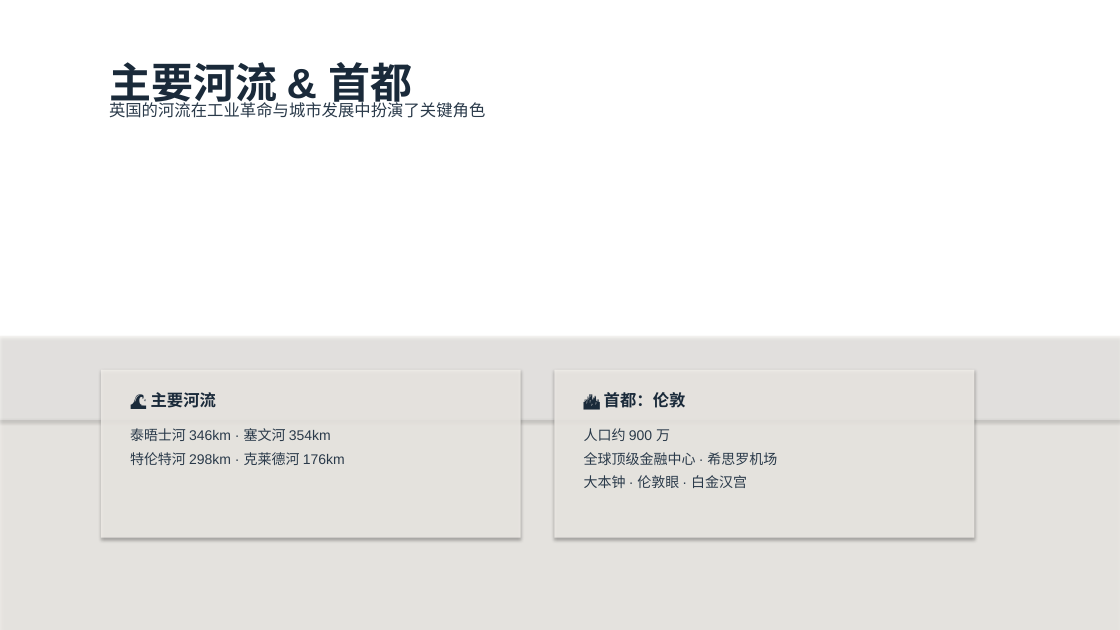
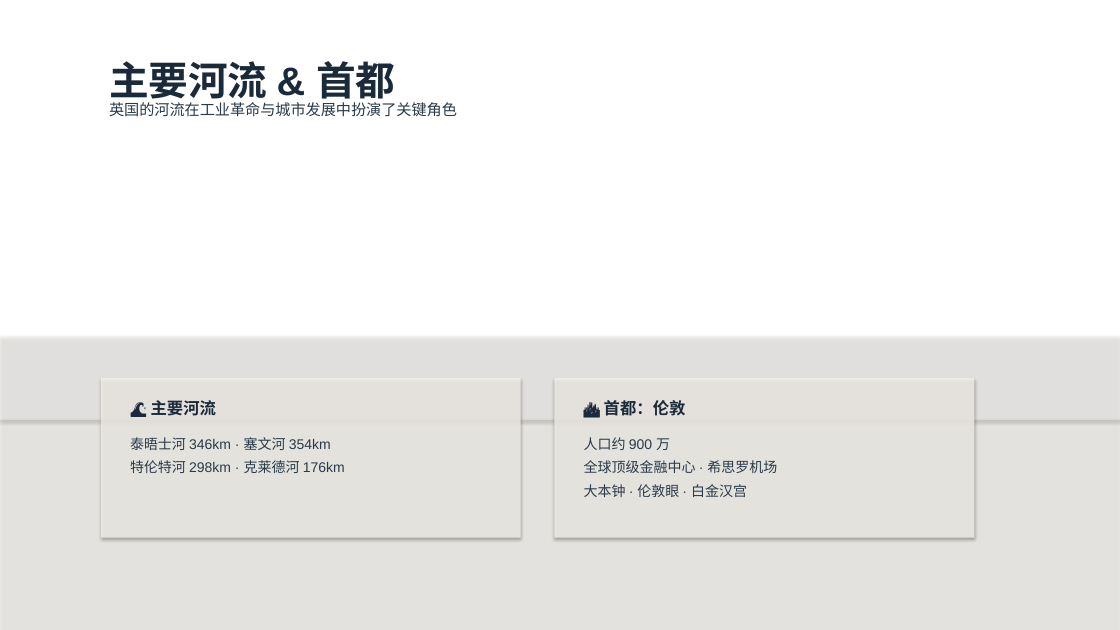
Before and after one commit to jasoneip01-pixel/uk-explorer, a slide deck: slide 3 of 走近英国.pptx. Drawn at 1120x630 pixels with LibreOffice and Linux fonts; fonts in the diff are those of the drawing; background and template pictures are left out. Boxes give left, top, right and bottom in pixels: in the first picture for what was removed or moved away, otherwise in the second. Text is boxed around its words. In the diff, an @@ line names an element or a change of style, - is before the commit and + after.

```diff
--- a/走近英国.pptx
+++ b/走近英国.pptx
@@ text "主要河流 & 首都" at [109, 61, 395, 105]: size 36 to 34 pt @@
@@ text "英国的河流在工业革命与城市发展中扮演了关键角色" at [109, 102, 457, 117]: size 14 to 13 pt @@
@@ rectangle: place and size @@
-rectangle at [101, 370, 521, 538]
+rectangle at [101, 378, 521, 538]
@@ rectangle: place and size @@
-rectangle at [555, 370, 975, 538]
+rectangle at [555, 378, 975, 538]
@@ text "🌊 主要河流": place and size @@
-text "🌊 主要河流" at [151, 392, 216, 408]
+text "🌊 主要河流" at [151, 400, 216, 416]
@@ text "🏙️ 首都：伦敦": place and size @@
-text "🏙️ 首都：伦敦" at [604, 392, 686, 408]
+text "🏙️ 首都：伦敦" at [604, 400, 686, 416]
@@ text "泰晤士河 346km · 塞文河 354km ...": place and size @@
-text "泰晤士河 346km · 塞文河 354km ..." at [130, 428, 345, 465]
+text "泰晤士河 346km · 塞文河 354km ..." at [130, 437, 345, 473]
@@ text "人口约 900 万 全球顶级金融中心 · ...": place and size @@
-text "人口约 900 万 全球顶级金融中心 · ..." at [584, 428, 777, 488]
+text "人口约 900 万 全球顶级金融中心 · ..." at [584, 437, 777, 497]
```
Also in this commit, not shown: 10 other slides changed.
